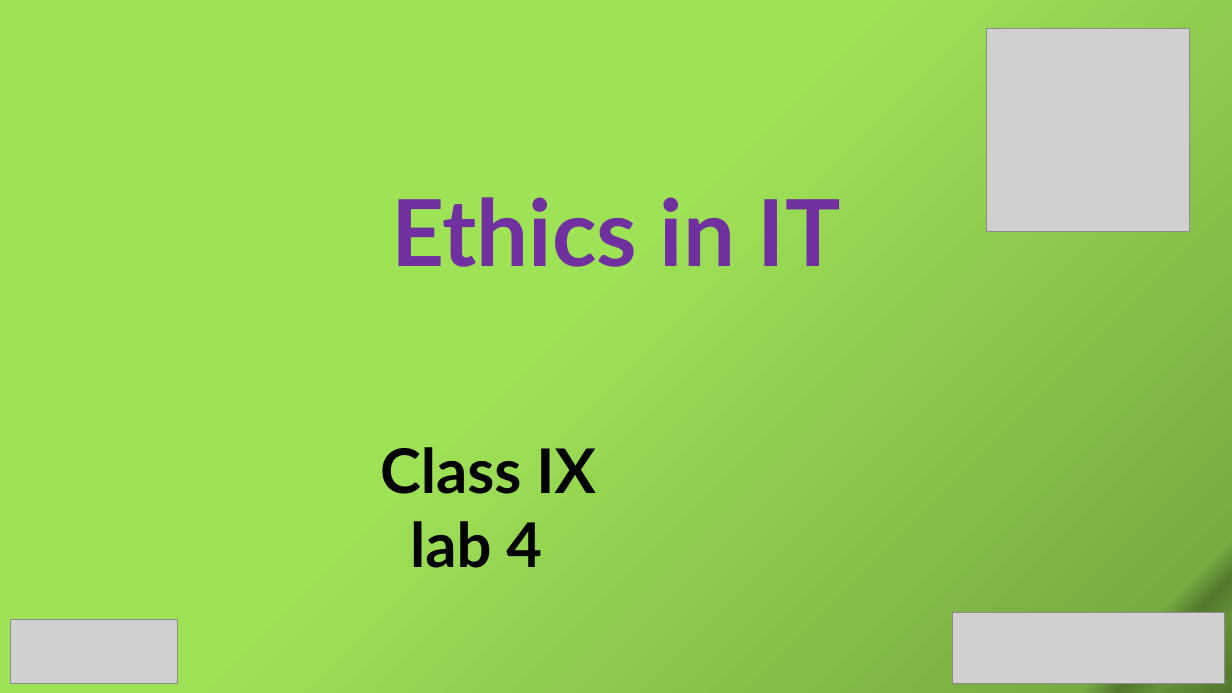
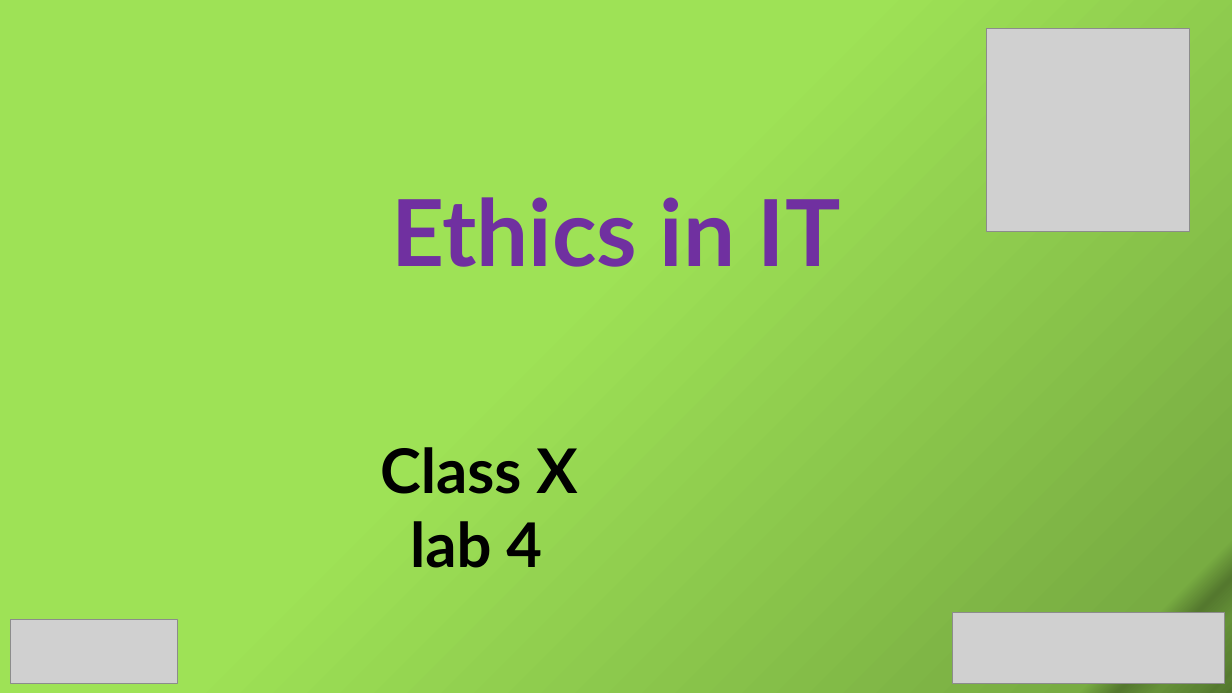
Before and after one commit to SabitDeepto/IIDP, a slide deck: slide 1 of class 10/4.Ethics in IT/2. Presentation/Ethics 4.pptx. Drawn at 1232x693 pixels with LibreOffice and Linux fonts; fonts in the diff are those of the drawing; grey boxes stand for pictures. Boxes give left, top, right and bottom in pixels: in the first picture for what was removed or moved away, otherwise in the second. Text is boxed around its words. In the diff, an @@ line names an element or a change of style, - is before the commit and + after.

```diff
--- a/class 10/4.Ethics in IT/2. Presentation/Ethics 4.pptx
+++ b/class 10/4.Ethics in IT/2. Presentation/Ethics 4.pptx
@@ text at box(380, 447, 577, 494): text changed @@
-Class IX
+Class X
```
Also in this commit, not shown: 6 slides added, 8 slides removed, 14 other files.
